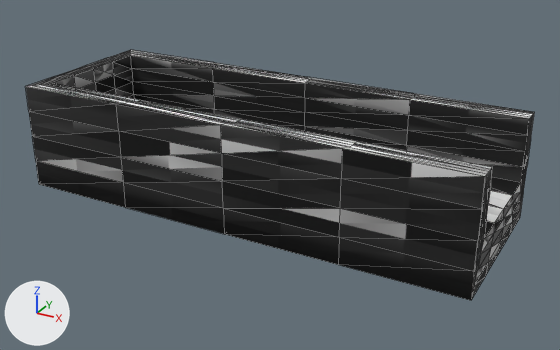
The glTF model resources/shape-6.glb, before and after one commit.
Before and after are seen from a camera (50 mm lens) standing at (0.682, -0.93, 0.474) and looking at (0.172, -0.004, 0.011). Arrows for +X, +Y and +Z are at lower left; the lights stay in place. Mesh edges are drawn as thin lines. Where no turn or scale is listed for an object, it has been applied to the vertices. Vertices at the same position are counted once.

Names of what the first picture shows: 'defaultobject'.
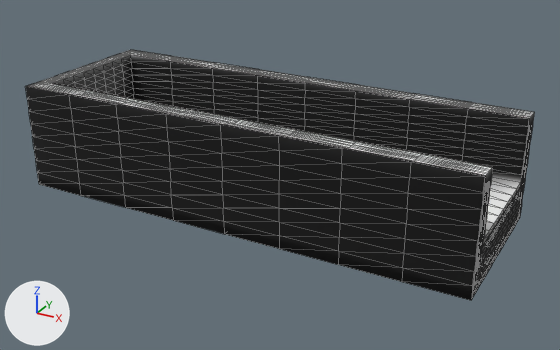
What differs and where, as boxes [x1, y1, x2, y2] in the pictures (560 x 350 px):
part 1 of me_defaultobject, added (black): after [25, 50, 535, 300]

Diff of the bpy script that builds the scene:
```diff
--- a/resources/shape-6.glb.py
+++ b/resources/shape-6.glb.py
@@ me_defaultobject @@
 # used by ob_defaultobject; location = (0.0, 0.0, 0.0)
-me_defaultobject.from_pydata(...)  # 226 vertices, 448 faces; spans x -0.2..0.5, y -0.125..0.125, z -0.038..0.125
+me_defaultobject.from_pydata(...)  # 898 vertices, 1792 faces; spans x -0.2..0.5, y -0.125..0.125, z -0.038..0.125
+# me_defaultobject part 1: 672 vertices added at x -0.2..0.5, y -0.125..0.125, z -0.038..0.125
 me_defaultobject.materials.append(mat_material_0_material)
```
